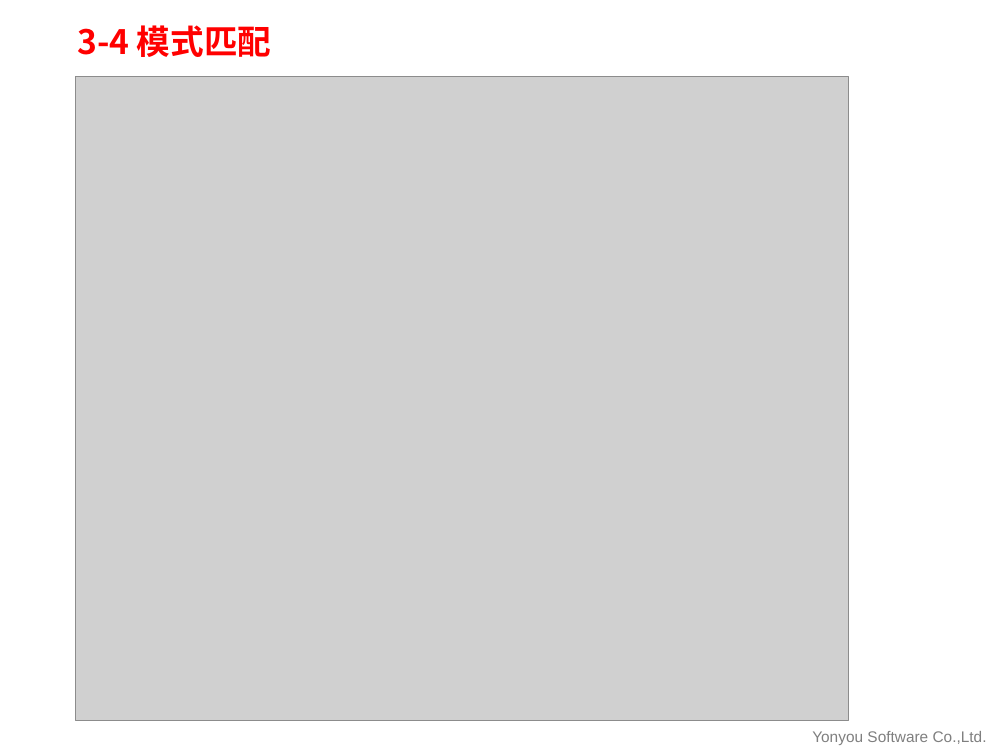
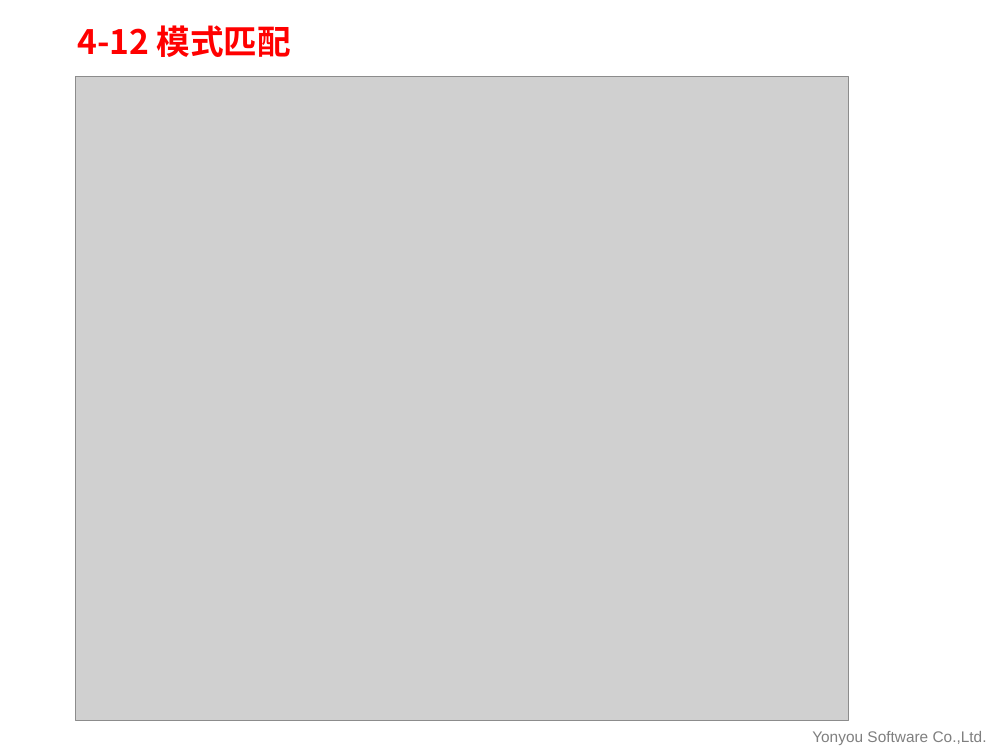
Before and after one commit to U8PLAT/Functional-programming-and-parallel-computing, a slide deck: slide 22 of 函数式语言与并行计算.pptx. Drawn at 1008x756 pixels with LibreOffice and Linux fonts; fonts in the diff are those of the drawing; grey boxes stand for pictures; background and template pictures are left out. Boxes give left, top, right and bottom in pixels: in the first picture for what was removed or moved away, otherwise in the second. Text is boxed around its words. In the diff, an @@ line names an element or a change of style, - is before the commit and + after.

```diff
--- a/函数式语言与并行计算.pptx
+++ b/函数式语言与并行计算.pptx
@@ title at box(77, 25, 291, 57): text changed @@
-3-4 模式匹配
+4-12 模式匹配
```
Also in this commit, not shown: 16 other slides changed.
